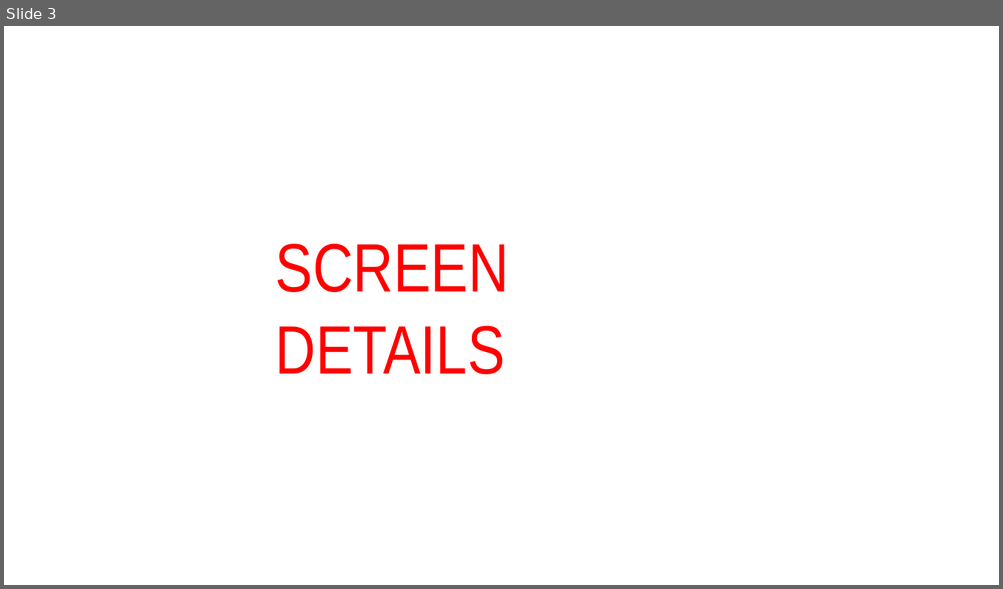
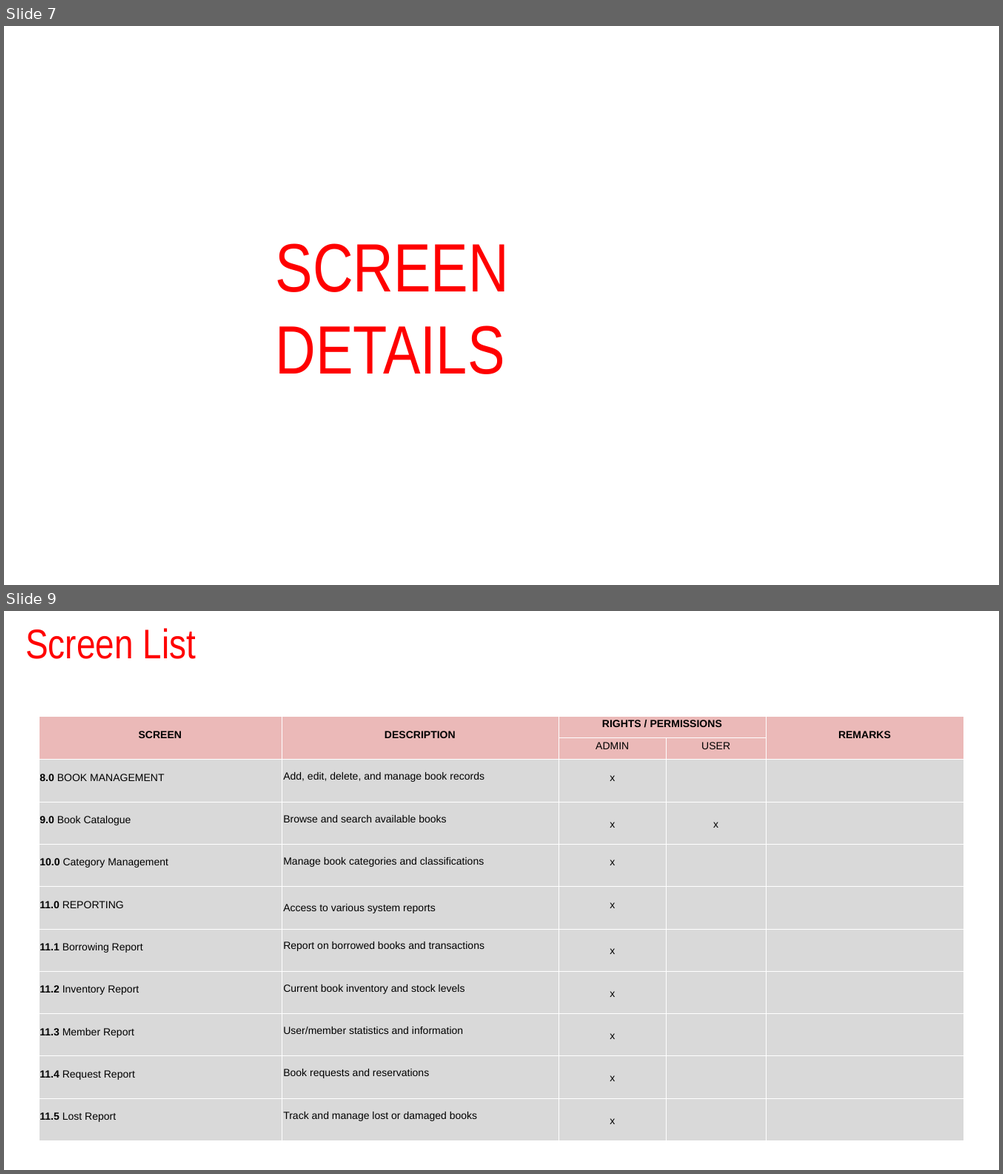
Before and after one commit to Erudi787/book-buddi, a slide deck: Documentation/High Level Design/Alliance Low Code Program_HLD_G6_BookBuddi.pptx. Shown one above the other, each under a label of ours: slide 3 before the commit, slides 7 and 9 after it; the slides between them are not shown. The pictures are 1003x589 and 1003x1174 pixels, drawn with LibreOffice and Linux fonts; fonts in the diff are those of the drawing; background and template pictures are left out. Boxes give left, top, right and bottom in pixels: in the first picture for what was removed or moved away, otherwise in the second. Text is boxed around its words. In the diff, an @@ line names an element or a change of style, - is before the commit and + after.

```diff
--- a/Documentation/High Level Design/Alliance Low Code Program_HLD_G6_BookBuddi.pptx
+++ b/Documentation/High Level Design/Alliance Low Code Program_HLD_G6_BookBuddi.pptx
@@ slide 9 added at <box>4,611,999,1170</box>, background picture (left out) @@
@@ text added at <box>25,628,196,659</box>, 80 pt, text #FF0000 @@
+Screen List
@@ table added at <box>39,716,964,1142</box>, 11 rows, 5 columns @@
+SCREEN | DESCRIPTION | RIGHTS / PERMISSIONS |  | REMARKS
+ |  | ADMIN | USER | 
+8.0 BOOK MANAGEMENT | Add, edit, delete, and manage book records | x |  | 
+9.0 Book Catalogue | Browse and search available books | x | x | 
+10.0 Category Management | Manage book categories and classifications | x |  | 
+11.0 REPORTING | Access to various system reports | x |  | 
+11.1 Borrowing Report | Report on borrowed books and transactions | x |  | 
+11.2 Inventory Report | Current book inventory and stock levels | x |  | 
+11.3 Member Report | User/member statistics and information | x |  | 
+11.4 Request Report | Book requests and reservations | x |  | 
+11.5 Lost Report | Track and manage lost or damaged books | x |  | 
@@ what was slide 3 is now slide 7 @@
```
Also in this commit, not shown: 4 slides changed, 95 other slides added, 1 slide removed, 4 other files.
